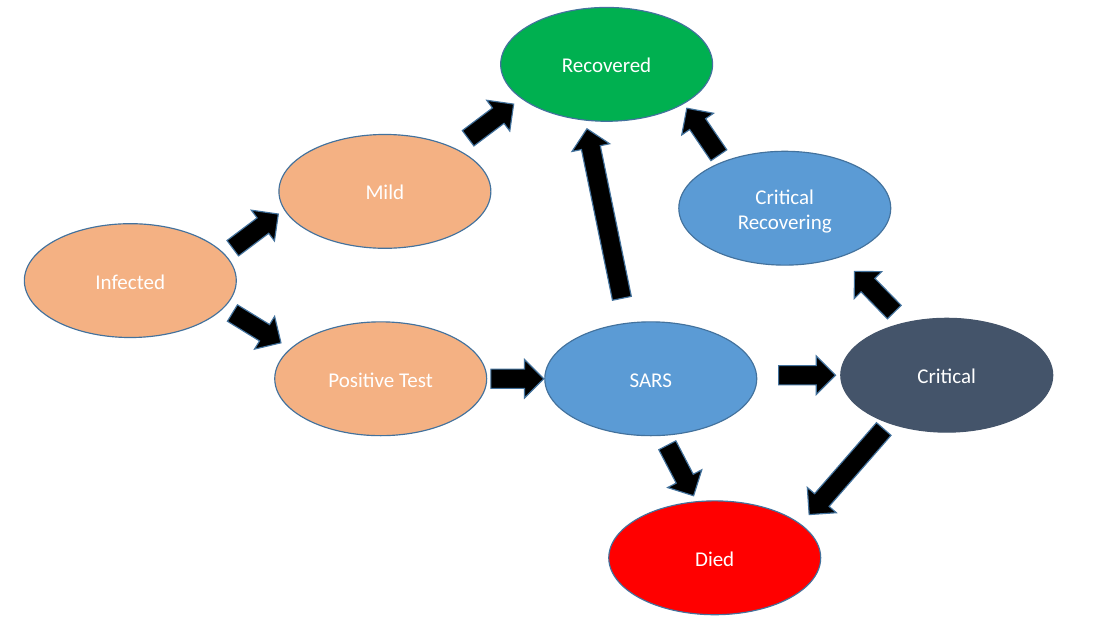
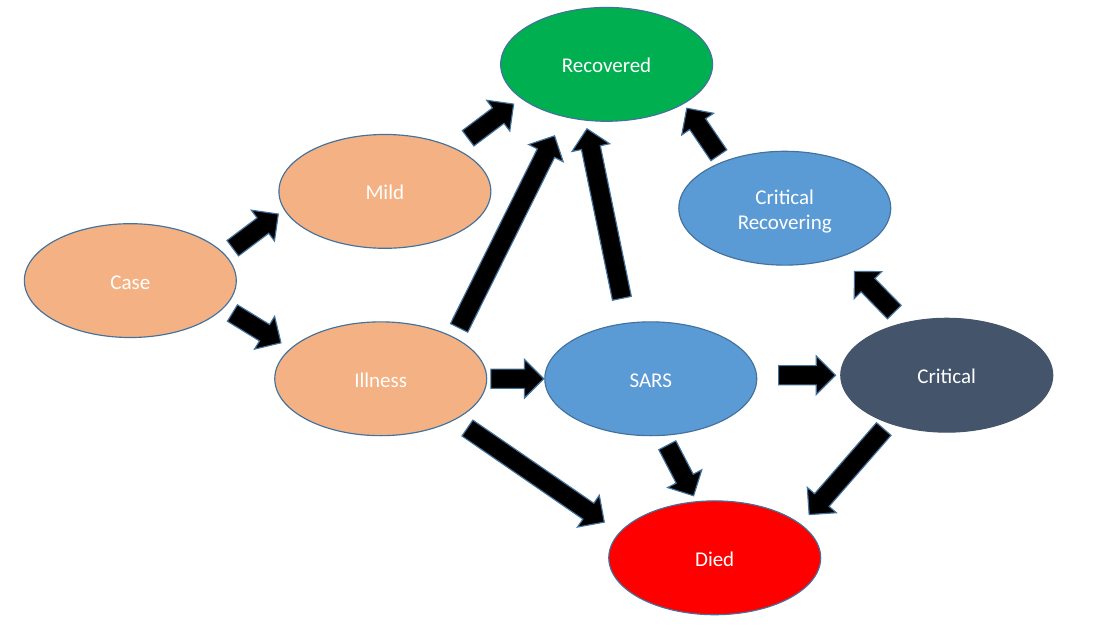
Before and after one commit to gjackland/WSS, a slide deck: slide 1 of Flow Model.pptx. Drawn at 1120x630 pixels with LibreOffice and Linux fonts; fonts in the diff are those of the drawing. Boxes give left, top, right and bottom in pixels: in the first picture for what was removed or moved away, otherwise in the second. Text is boxed around its words. In the diff, an @@ line names an element or a change of style, - is before the commit and + after.

```diff
--- a/Flow Model.pptx
+++ b/Flow Model.pptx
@@ down arrow added at (x1=442, y1=127, x2=572, y2=336), fill #000000, outline #43739E 1 pt @@
@@ text in ellipse at (x1=110, y1=275, x2=150, y2=289): text changed @@
-Infected
+Case
@@ text in ellipse at (x1=354, y1=372, x2=407, y2=387): text changed @@
-Positive Test
+Illness
@@ down arrow added at (x1=457, y1=413, x2=616, y2=539), fill #000000, outline #43739E 1 pt @@
```
Also in this commit, not shown: 6 other files.
